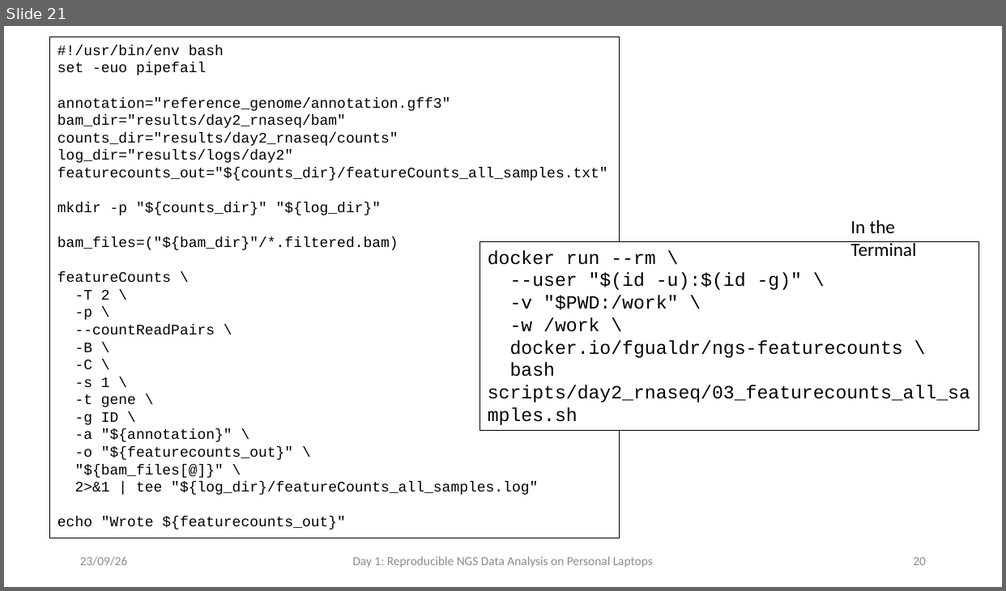
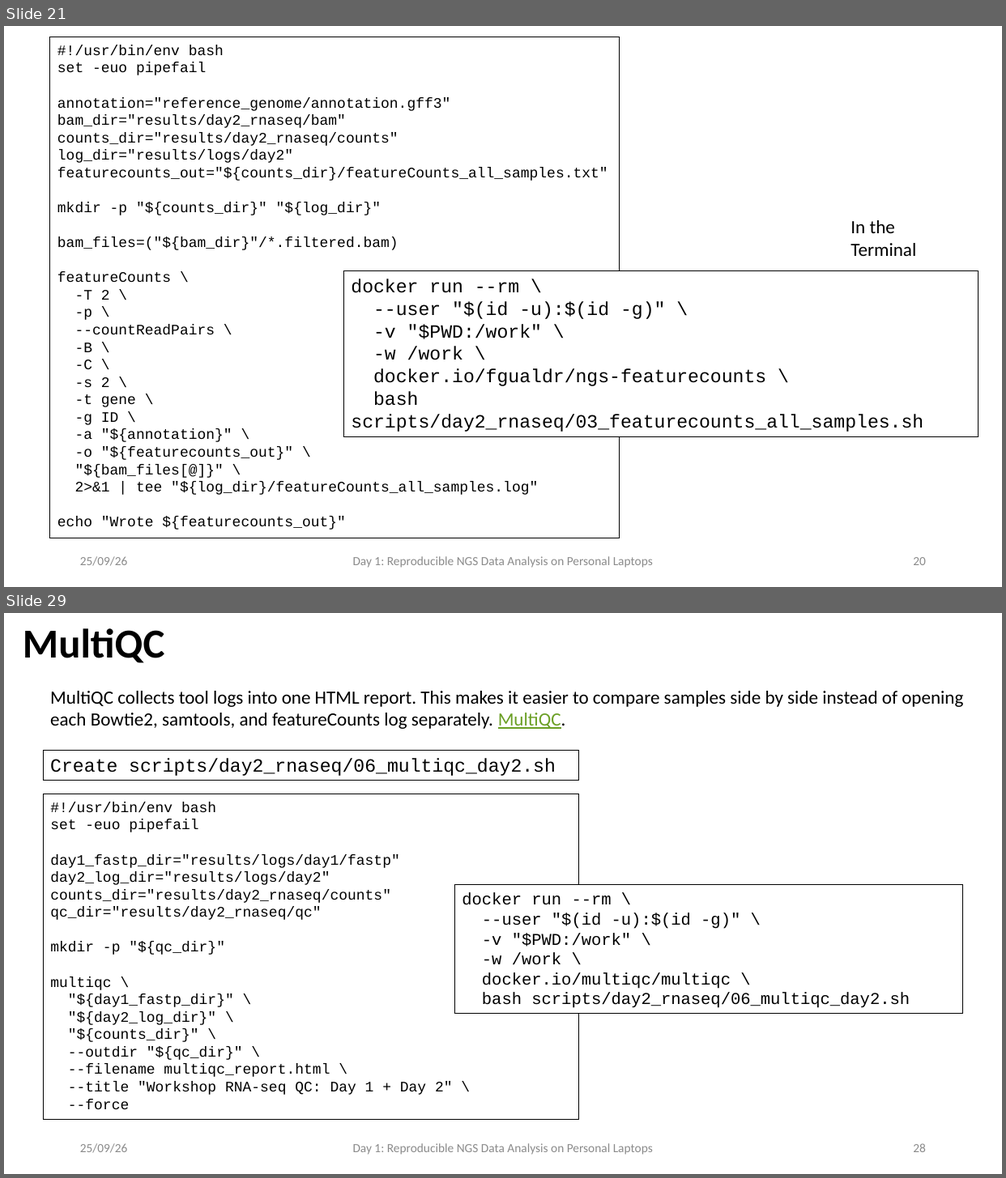
Before and after one commit to fgualdr/reproducible-ngs-workshop, a slide deck: power_point/Day2.pptx. Shown one above the other, each under a label of ours: slide 21 before the commit, slides 21 and 29 after it; the slides between them are not shown. The pictures are 1006x591 and 1006x1178 pixels, drawn with LibreOffice and Linux fonts; fonts in the diff are those of the drawing. Boxes give left, top, right and bottom in pixels: in the first picture for what was removed or moved away, otherwise in the second. Text is boxed around its words. In the diff, an @@ line names an element or a change of style, - is before the commit and + after.

```diff
--- a/power_point/Day2.pptx
+++ b/power_point/Day2.pptx
@@ slide 29 added at box(4, 613, 1002, 1174), background #FFFFFF @@
@@ title added at box(23, 628, 165, 663), 39.6 pt, text #000000, bold @@
+MultiQC
@@ text added at box(50, 691, 963, 729), 18 pt, text #000000 @@
+MultiQC collects tool logs into one HTML report. This makes it easier to compare samples side by side instead of opening each Bowtie2, samtools, and featureCounts log separately. MultiQC.
@@ rectangle added at box(43, 750, 578, 780), outline #000000 0.75 pt, 18 pt, text #000000 @@
+Create scripts/day2_rnaseq/06_multiqc_day2.sh
@@ rectangle added at box(43, 794, 578, 1119), outline #000000 0.75 pt, 14 pt, text #000000 @@
+#!/usr/bin/env bash
+set -euo pipefail
+day1_fastp_dir="results/logs/day1/fastp"
+day2_log_dir="results/logs/day2"
+counts_dir="results/day2_rnaseq/counts"
+qc_dir="results/day2_rnaseq/qc"
+mkdir -p "${qc_dir}"
+multiqc \
+"${day1_fastp_dir}" \
+"${day2_log_dir}" \
+"${counts_dir}" \
+--outdir "${qc_dir}" \
+--filename multiqc_report.html \
+--title "Workshop RNA-seq QC: Day 1 + Day 2" \
+--force
@@ rectangle added at box(454, 884, 963, 1013), fill #FFFFFF, outline #000000 0.75 pt, 16 pt, text #000000 @@
+docker run --rm \
+--user "$(id -u):$(id -g)" \
+-v "$PWD:/work" \
+-w /work \
+docker.io/multiqc/multiqc \
+bash scripts/day2_rnaseq/06_multiqc_day2.sh
@@ text added at box(80, 1144, 128, 1153), 12 pt, text #8C8C8C @@
+25/09/26
@@ text added at box(353, 1144, 653, 1155), 12 pt, text #8C8C8C @@
+Day 1: Reproducible NGS Data Analysis on Personal Laptops
@@ page number added at box(913, 1144, 926, 1152), 12 pt, text #8C8C8C @@
+28
@@ slide 21 changed as well @@
@@ rectangle "docker run --rm \": place and size @@
-rectangle "docker run --rm \" at box(480, 242, 979, 431)
+rectangle "docker run --rm \" at box(344, 271, 978, 437)
@@ text in rectangle at box(75, 378, 110, 387): text changed @@
--s 1 \
+-s 2 \
@@ text at box(80, 557, 128, 566): text changed @@
-23/09/26
+25/09/26
```
Also in this commit, not shown: 19 other slides changed, 7 other slides added, 40 other files.
